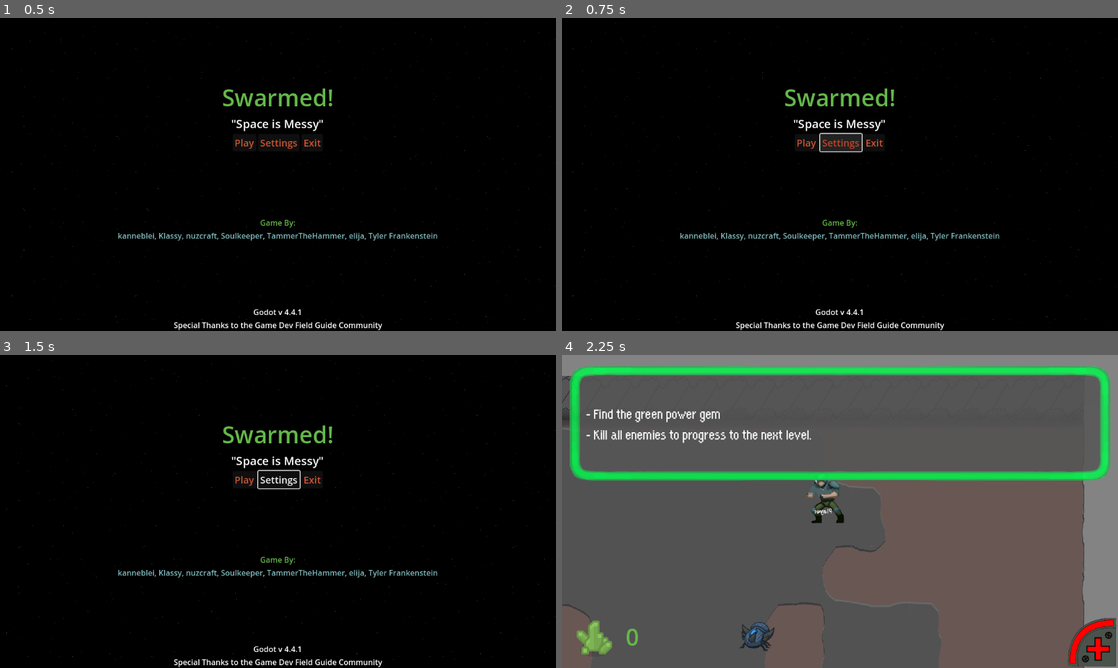
Above: before the commit, frames 1-4 (two rows, left to right).
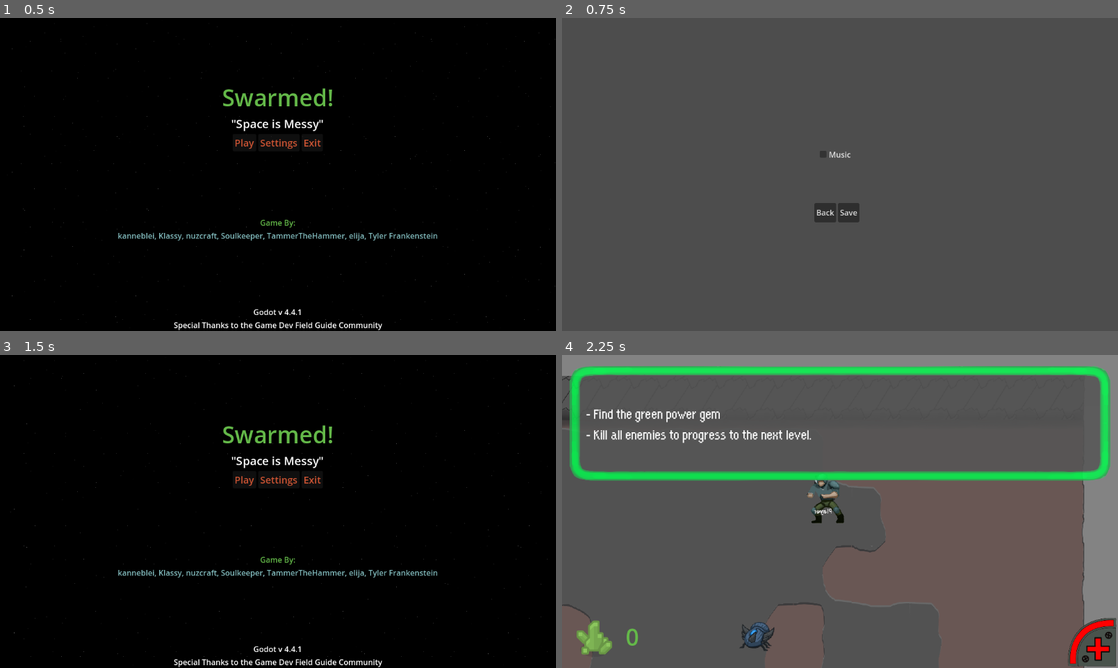
Above: after the commit, the same moments.

Repository: nuzcraft/gdfg-team-4
Game: Godot game, scene res://scenes/utility/title.tscn
Same seed, same stepped clock (60 frames per second), same inputs: the game is played once before the commit and once after it. Before the commit the project starts from res://scenes/ui/title.tscn.
Inputs (mouse positions are in pixels of both pictures, inside the frame that each line leads up to):
- Up to frame 1 (0.5 s): no input
- Up to frame 2 (0.75 s): click "Settings" at 0.5 s
- Up to frame 3 (1.5 s): click (261, 549) at 1.25 s, where only the run after the commit has a clickable "Back"
- Up to frame 4 (2.25 s): click "Play" at 2 s

Frame 1 is identical in both runs. In frame 2, 100% of the frame differs, in the area x 0-100%, y 0-100%; in frame 3, 0.3%; in frame 4, nothing differs.

Commit message:
removes ui folder and fixes scene paths

Diff:
--- a/scenes/hero.tscn
+++ b/scenes/hero.tscn
@@ -3,7 +3,7 @@
 [ext_resource type="Script" uid="uid://bplv08s5b0u13" path="res://scenes/hero.gd" id="1_w7pyx"]
 [ext_resource type="Texture2D" uid="uid://hck1dqeicbyn" path="res://PlaceholderAssets/hero.png" id="2_mv13s"]
 [ext_resource type="PackedScene" uid="uid://c4jn5ceehyndd" path="res://scenes/weapons/plasma_rifle.tscn" id="3_06baw"]
-[ext_resource type="PackedScene" uid="uid://dcyj8ess4gt2j" path="res://scenes/ui/hud.tscn" id="4_mv13s"]
+[ext_resource type="PackedScene" uid="uid://dcyj8ess4gt2j" path="res://scenes/utility/hud.tscn" id="4_mv13s"]
 [ext_resource type="Texture2D" uid="uid://dkqmxrikedr38" path="res://PlaceholderAssets/scifiEnvironment_15.png" id="5_y2sko"]
 [ext_resource type="Theme" uid="uid://c8kkdp01b836k" path="res://resources/swarmed_theme.tres" id="6_mo806"]
 
--- a/scenes/levels/level.gd
+++ b/scenes/levels/level.gd
@@ -75,10 +75,10 @@
 				print("Switching to: ", next_level)
 				call_deferred('_change_scene_safe', next_level)
 			else:
-				call_deferred('_change_scene_safe', 'res://scenes/title.tscn')
+				call_deferred('_change_scene_safe', 'res://scenes/utility/title.tscn')
 		else:
 			print("Game over")
-			call_deferred('_change_scene_safe', 'res://scenes/title.tscn')
+			call_deferred('_change_scene_safe', 'res://scenes/utility/title.tscn')
 	else:
 		push_error("Level name didn't match expected pattern.")
 
--- a/scenes/ui/health_bar.tscn
+++ b/scenes/utility/health_bar.tscn
@@ -1,6 +1,6 @@
 [gd_scene load_steps=9 format=3 uid="uid://bm0lj8ouj5bwk"]
 
-[ext_resource type="Script" uid="uid://3ykmvlq3q0p6" path="res://scenes/ui/health_bar.gd" id="1_oij4j"]
+[ext_resource type="Script" uid="uid://3ykmvlq3q0p6" path="res://scenes/utility/health_bar.gd" id="1_oij4j"]
 [ext_resource type="Texture2D" uid="uid://ebp6ducdw2e1" path="res://assets/health_bar/Health_Bar.png" id="1_yml1h"]
 [ext_resource type="Shader" uid="uid://c0l1cjogikqo2" path="res://shaders/health_bar_health.gdshader" id="2_6uvj4"]
 [ext_resource type="Texture2D" uid="uid://c4j3eiljddoir" path="res://assets/health_bar/Health_Bar_Progress.png" id="2_tolga"]
--- a/scenes/ui/hud.tscn
+++ b/scenes/utility/hud.tscn
@@ -1,6 +1,6 @@
 [gd_scene load_steps=2 format=3 uid="uid://dcyj8ess4gt2j"]
 
-[ext_resource type="PackedScene" uid="uid://bm0lj8ouj5bwk" path="res://scenes/ui/health_bar.tscn" id="1_kyygc"]
+[ext_resource type="PackedScene" uid="uid://bm0lj8ouj5bwk" path="res://scenes/utility/health_bar.tscn" id="1_kyygc"]
 
 [node name="Hud" type="CanvasLayer"]
 
--- a/scenes/ui/settings.gd
+++ b/scenes/utility/settings.gd
@@ -11,10 +11,10 @@
 	save_btn.pressed.connect(_save_and_back)
 
 func _go_back() -> void:
-	get_tree().change_scene_to_file("res://scenes/title.tscn")
+	get_tree().change_scene_to_file("res://scenes/utility/title.tscn")
 
 func _save_and_back() -> void:
 	SettingsStore.enable_music = music_check.button_pressed
 	if !SettingsStore.enable_music:
 		Music.stop()
-	get_tree().change_scene_to_file("res://scenes/title.tscn")
+	get_tree().change_scene_to_file("res://scenes/utility/title.tscn")
--- a/scenes/ui/settings.tscn
+++ b/scenes/utility/settings.tscn
@@ -1,6 +1,6 @@
 [gd_scene load_steps=2 format=3 uid="uid://cjwlv43k5lfnc"]
 
-[ext_resource type="Script" uid="uid://cmt2e70ukqhf4" path="res://scenes/ui/settings.gd" id="1_5p8wc"]
+[ext_resource type="Script" uid="uid://cmt2e70ukqhf4" path="res://scenes/utility/settings.gd" id="1_5p8wc"]
 
 [node name="Settings" type="Control"]
 layout_mode = 3
--- a/scenes/ui/title.gd
+++ b/scenes/utility/title.gd
@@ -33,7 +33,7 @@
 func _on_settings_button_pressed():
 
 	# change to the settings scene
-	get_tree().change_scene_to_file("res://scenes/settings.tscn")
+	get_tree().change_scene_to_file("res://scenes/utility/settings.tscn")
 
 
 func _on_exit_button_pressed() -> void:
--- a/scenes/ui/title.tscn
+++ b/scenes/utility/title.tscn
@@ -1,7 +1,7 @@
 [gd_scene load_steps=5 format=3 uid="uid://308rtes7svwa"]
 
-[ext_resource type="Script" uid="uid://clnos8pxbfevk" path="res://scenes/ui/title.gd" id="1_4ignj"]
-[ext_resource type="Script" uid="uid://bitrr7u3puege" path="res://scenes/ui/parallax_background.gd" id="2_pyl7j"]
+[ext_resource type="Script" uid="uid://clnos8pxbfevk" path="res://scenes/utility/title.gd" id="1_4ignj"]
+[ext_resource type="Script" uid="uid://bitrr7u3puege" path="res://scenes/utility/parallax_background.gd" id="2_pyl7j"]
 [ext_resource type="Theme" uid="uid://c8kkdp01b836k" path="res://resources/swarmed_theme.tres" id="2_wosw1"]
 [ext_resource type="Texture2D" uid="uid://btldtrm2irmyd" path="res://assets/title-screen-stars-bg.png" id="3_b3w7a"]
 
--- a/test/smoke/test_title.gd
+++ b/test/smoke/test_title.gd
@@ -1,6 +1,6 @@
 extends GutTest
 
-var title_scene := preload('res://scenes/title.tscn')
+var title_scene := preload('res://scenes/utility/title.tscn')
 var title
 
 func before_each():
Renamed: scenes/ui/health_bar.gd -> scenes/utility/health_bar.gd
Renamed: scenes/ui/health_bar.gd.uid -> scenes/utility/health_bar.gd.uid
Renamed: scenes/ui/parallax_background.gd -> scenes/utility/parallax_background.gd
Renamed: scenes/ui/parallax_background.gd.uid -> scenes/utility/parallax_background.gd.uid
Renamed: scenes/ui/settings.gd.uid -> scenes/utility/settings.gd.uid
Renamed: scenes/ui/title.gd.uid -> scenes/utility/title.gd.uid
